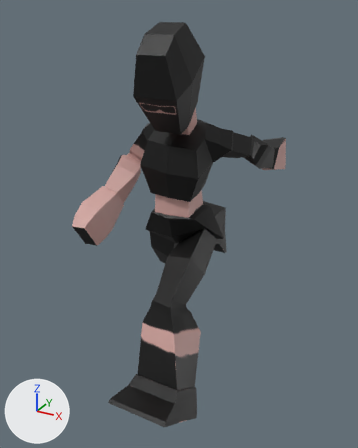
The FBX model Assets/Models/Player.fbx as it was, and as the next commit left it.
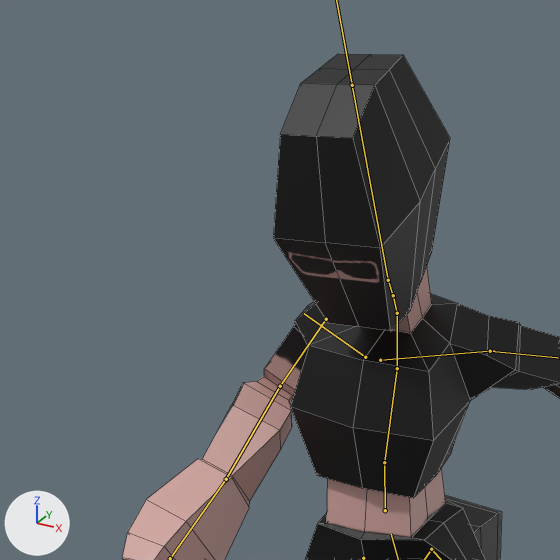
Each version is shown whole from a 50 mm lens placed at (0.945, -1.761, 1.512), pointed at (0.01, -0.061, 0.663), then close up on the part from 6% to 70% of the width and 0% to 51% of the height. Arrows for +X, +Y and +Z are at lower left; the lights stay in place. Both versions are drawn at frame 13 of the action 'Player.Rig|Walk'; the numbers are the values there. The bones that bend it are drawn over the model as lines in the close-ups. The close-ups show mesh edges as thin lines.

In view in the first close-up: 'Player'.
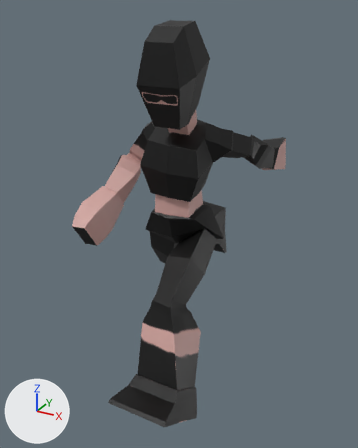
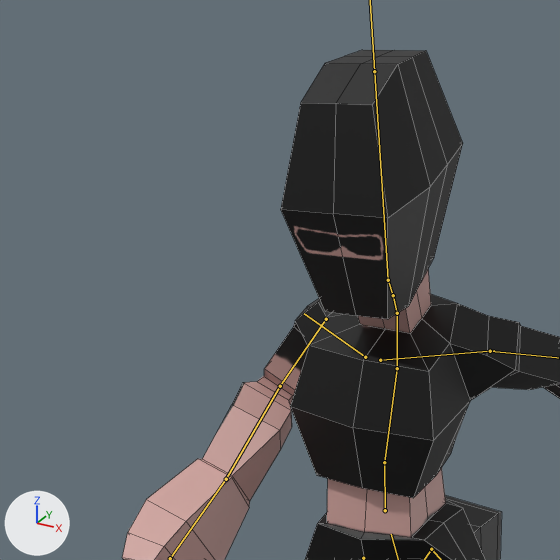
What changed in the scene script:
```text
Change bone_def_head:
    where bone_def_head = bpy.data.objects['Player.Rig'].pose.bones['DEF-head']  # child of 'DEF-neck'
    bone_def_head.rotation_quaternion: (1.0, 0.0, -0.002, 0.019) -> (0.994, -0.107, -0.005, 0.018)  # degrees (0, 0, 2) -> degrees (-12, 0, 2)
```

Boxes [x1, y1, x2, y2] around the edits, measured in the close-ups (560 x 560 px):
'Player', posed
    before: [122, 54, 560, 560]
    after: [122, 50, 560, 560]
bone 'DEF-head', root to tip
    before: (388, 280) to (352, 85)
    after: (388, 280) to (374, 71)
